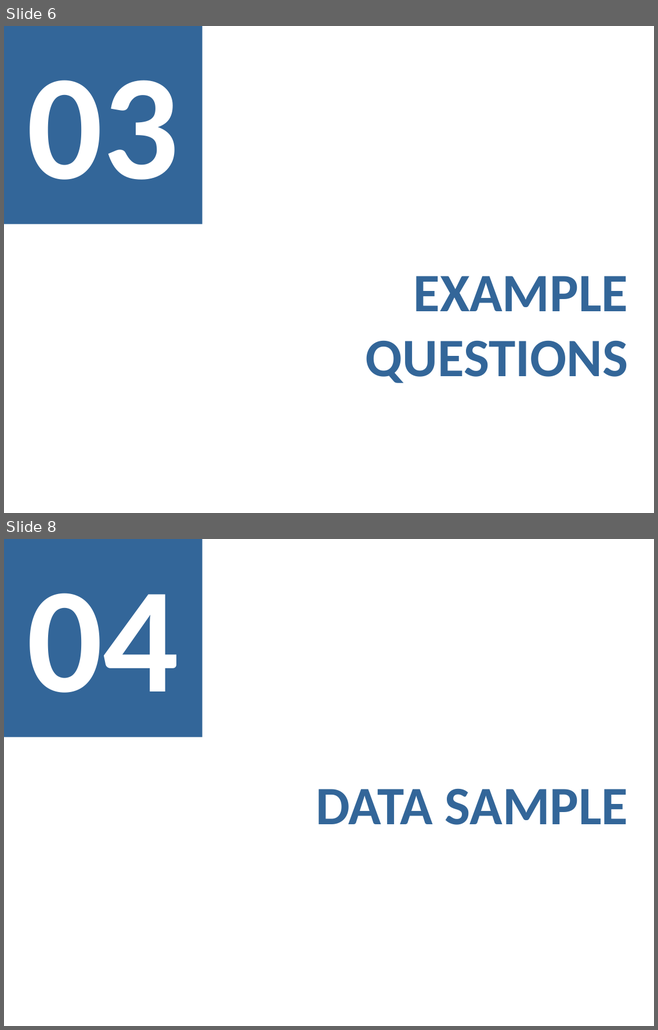
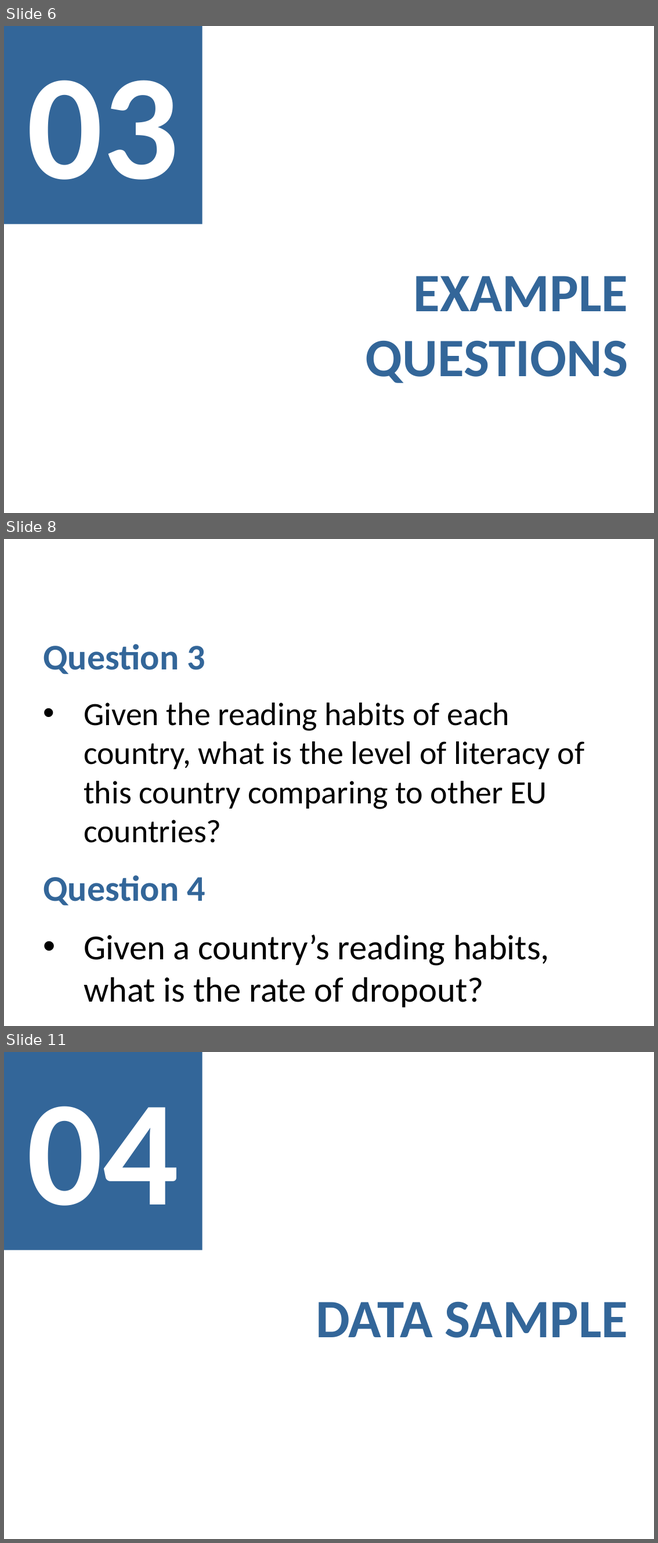
Before and after one commit to MargaridaMorais/information_visualization, a slide deck: First_Delivery/presentation/Lab02-PresentationTemplate.pptx. Shown one above the other, each under a label of ours: slides 6 and 8 before the commit, slides 6, 8 and 11 after it; the slides between them are not shown. The pictures are 658x1030 and 658x1543 pixels, drawn with LibreOffice and Linux fonts; fonts in the diff are those of the drawing. Boxes give left, top, right and bottom in pixels: in the first picture for what was removed or moved away, otherwise in the second. Text is boxed around its words. In the diff, an @@ line names an element or a change of style, - is before the commit and + after.

```diff
--- a/First_Delivery/presentation/Lab02-PresentationTemplate.pptx
+++ b/First_Delivery/presentation/Lab02-PresentationTemplate.pptx
@@ slide 8 added at (x1=4, y1=539, x2=654, y2=1026), background #FFFFFF @@
@@ text added at (x1=43, y1=644, x2=585, y2=1008), 36 pt, text #000000 @@
+Question 3
+• Given the reading habits of each country, what is the level of literacy of this country comparing to other EU countries?
+Question 4
+• Given a country’s reading habits, what is the rate of dropout?
@@ what was slide 8 is now slide 11 @@
```
Also in this commit, not shown: 2 slides changed, 2 other slides added, 1 other file.
